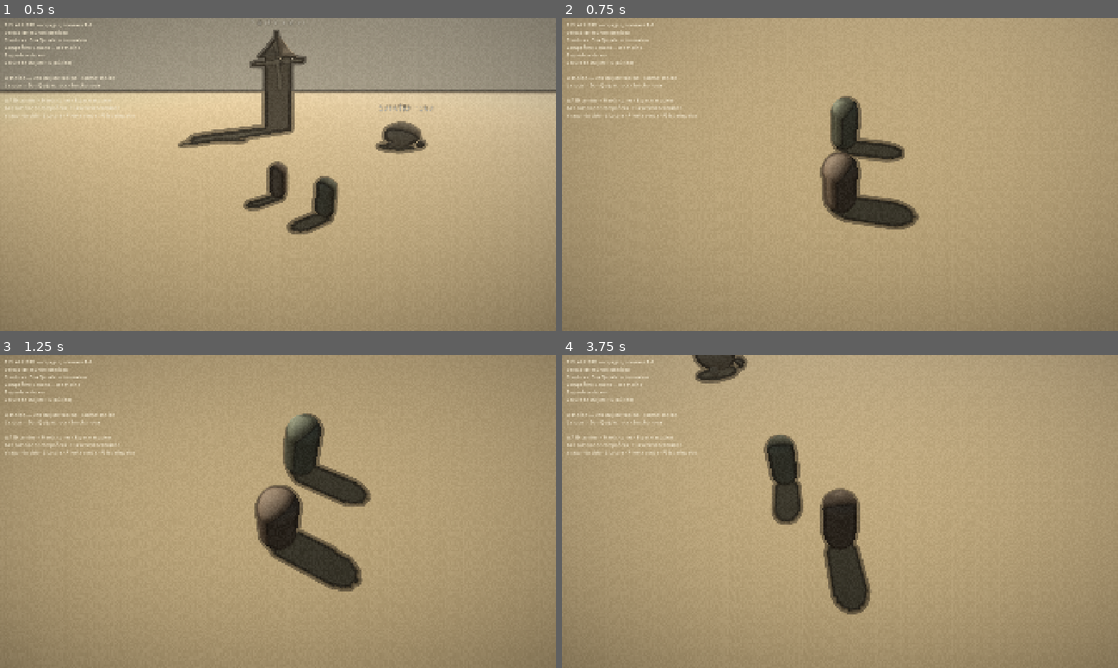
Above: before the commit, frames 1-4 (two rows, left to right).
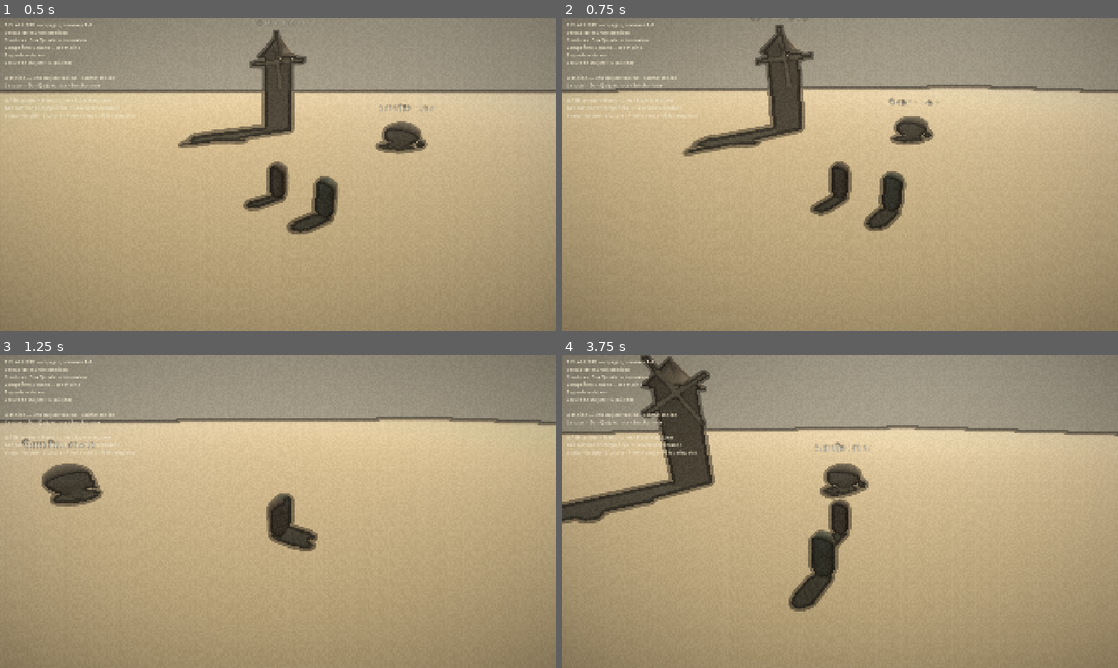
Above: after the commit, the same moments.

Repository: mariodod/fiel-al-libro
Game: Godot game, scene res://src/world/slice.tscn
Two runs of this game, one before a commit and one after it. Both use one fixed random seed, a clock stepped at 60 frames per second and the inputs below.
Inputs (mouse positions are in pixels of both pictures, inside the frame that each line leads up to):
- Up to frame 1 (0.5 s): no input
- Up to frame 2 (0.75 s): move the mouse to (962, 158) at 0.52 s; hold D (move_right) from 0.53 s (still down); hold Space (dodge) from 0.53 s (still down); click (962, 158) at 0.67 s
- Up to frame 3 (1.25 s): keep holding D (move_right); keep holding Space (dodge); tap Shift (sprint) at 0.8 s
- Up to frame 4 (3.75 s): move the mouse to (728, 527) at 1.27 s; release D (move_right) at 1.28 s; release Space (dodge) at 1.28 s; hold S (move_back) 1.28-2.03 s; tap Shift (sprint) at 1.35, 2.3 s; tap Space (dodge) at 1.55, 3.05 s; move the mouse to (895, 442) at 2.02 s; hold D (move_right) 2.03-2.78 s; hold Right mouse button (attack_heavy) 2.03-2.78 s; move the mouse to (812, 574) at 2.77 s; hold W (move_forward) 2.78-3.53 s; click (812, 574) at 2.85 s; move the mouse to (1006, 558) at 3.52 s; hold A (move_left) from 3.53 s (still down); hold F (block) from 3.53 s (still down)

Frame 1 is identical in both runs. In frame 2, 40% of the frame differs, in the area x 0-100%, y 0-68%; in frame 3, 24%; in frame 4, 41%, in the area x 0-100%, y 0-83%.

Commit message:
Stranger run: T and L were the same button, and the fix is better than the bug
The stranger's notes, 19 October 2026:

  - Surprised by the swap mechanic.
  - Expected the change with T to be immediate.
  - The camera rotates sideways too fast.
  - "What is the difference between pressing T and L? They do the same."
  - Wanted to interact with the book and the giant.

The third note is the most valuable thing anybody has said about this
project, and it is a design fault, not a bug.

T changes the WORLD. L changes QUIXOTE'S MADNESS, and therefore only what
HE sees. But the shader's grade followed the reader as well as the objects,
so both keys produced a giant on a gilded screen. There was no difference
to describe.

The fix separates the two values that were tangled together:

                    the world's look      the objects
  T  the world changes      changes           changes
  L  his madness changes    does NOT change   changes

So a mad knight insisting on a giant now stands in a flat, honest,
Reality-graded world that has not changed, which is a completely different
picture from the world itself turning over -- and a better picture than
either of them was alone. The madness became a picture instead of a
filter. tests/test_truth_layer.gd now pins the two values apart, because
this is exactly the kind of thing that silently merges back.

ALSO FIXED
- "expected change to be immediate with T": the cross-fade was 0.9s. Two
  people, including a stranger, said the same thing. Now 0.3s. (GDD 4.3
  says 0.6-1.2s; the GDD is the design, the playtest is the data, and the
  data says the GDD is wrong here.)
- "camera rotates sideways too fast": the camera copied the character's
  facing every frame and the character snapped. The camera's yaw is now
  smoothed at a limited rate, and the character's turn is rate-limited
  too, so one turns like a person and the other arcs after it.

STILL NAMED
- B6: "wanted to interact with the book and the giant". Two people, one a
  stranger. The Examine verb was week 5-7. It is now the highest priority
  in TODO.md and it goes before week 3-4's combat work.
- B5: Quixote's reaction when he stops seeing the giant. Barks.

P2 is confirmed: the stranger was surprised by the SWAP, not by the truth
toggle. The full write-up is docs/PLAYTEST_NOTES.md section 6.

Diff:
--- a/src/autoload/truth_layer.gd
+++ b/src/autoload/truth_layer.gd
@@ -21,11 +21,17 @@
 
 ## Seconds for a full Reality <-> Book cross-fade.
 ##
-## GDD.md §4.3 says 0.6-1.2s. The first playtest came back with "change of
-## view should be fater when pressing T, it takes too much time" — so this
-## is the fast end, and 0.5 it is. The fade has to be long enough to read
-## as a change of world and short enough that you are not waiting for it.
-@export var blend_seconds: float = 0.5
+## GDD.md §4.3 says 0.6-1.2s. Two people have now said the same thing
+## about it: "change of view should be fater when pressing T, it takes too
+## much time", and — from somebody who had never seen the game — "expected
+## change to be immediate with T". A world turning over should read as a
+## blink, not a dissolve. This is 0.3s, which is well below the GDD's
+## range: the GDD is the design, the playtest is the data, and the data
+## says the GDD is wrong here.
+##
+## The authored, story-beat version of this — a Verdict — can still take
+## its time. That is a different moment and it gets its own transition.
+@export var blend_seconds: float = 0.3
 
 var _layer: int = Layer.REALITY
 var _target: int = Layer.REALITY
@@ -33,14 +39,16 @@
 var _ink: float = 0.0
 var _blending: bool = false
 
-## The truth the CAMERA is filtered to, or -1 to follow the world.
-##
-## The world's truth is global (D2) and this never changes it. But a camera
-## is a person's eyes: look through Sancho's and the picture is filtered the
-## way Sancho filters it, even while the world itself is in Book Truth.
-##
-## This is the camera, not a second world. One world, one save field, one
-## truth — and two people making two things of it.
+## What the READER sees, or -1 to follow the world.
+##
+## This does NOT change the world's truth and does not change the world's
+## look. It is the truth the character you are driving is *reading*, and it
+## decides which form the objects take: the windmill is a mill or a giant
+## depending on who is looking at it.
+##
+## The camera is a person's eyes, but the world is still the world: one
+## world, one save field, one truth — and two people making two things of
+## it.
 var view_layer: int = -1
 var _view_blend: float = 0.0
 
@@ -87,32 +95,46 @@
 			_layer = _target
 			EventBus.truth_blend_finished.emit(_layer)
 
-	var shown := _blend
+	# THE WORLD'S LOOK follows the world's truth. Always. One world, one
+	# uniform, one save field (D2).
+	RenderingServer.global_shader_parameter_set(GLOBAL_TRUTH, _blend)
+
+	# WHAT THE READER SEES is a separate value, and it drives the objects.
+	#
+	# The two have to be separate, or the game cannot tell its own two
+	# levers apart. The first stranger test asked, of the truth toggle and
+	# the madness toggle, "what is the difference? — they do the same".
+	# They looked the same because the grade followed the reader as well
+	# as the objects. Now:
+	#
+	#   T  the world changes   -> the whole picture changes
+	#   L  his madness changes -> only the objects change
+	#
+	# A mad knight insisting on a giant, standing in a world that has not
+	# changed, is a different picture from a world that has.
+	var speed := blend_seconds if blend_seconds > 0.0 else 1.0
 	if view_layer >= 0:
-		# The camera is looking through someone's eyes, and those eyes have
-		# their own idea of what is true.
-		var speed := blend_seconds if blend_seconds > 0.0 else 1.0
 		var view_target := 1.0 if view_layer == Layer.BOOK else 0.0
 		_view_blend = move_toward(_view_blend, view_target, delta / speed)
-		shown = _view_blend
 	else:
 		_view_blend = _blend
 
-	RenderingServer.global_shader_parameter_set(GLOBAL_TRUTH, shown)
-
-
-## Filter the camera to a truth. -1 follows the world again.
+
+## Set what the reader sees. -1 follows the world again.
 func set_view_layer(layer: int) -> void:
-	if view_layer == layer:
-		return
 	view_layer = layer
-	# Start the cross-fade from where the picture is now.
-	_view_blend = _blend
 
 
 ## The value the shader is showing right now: 0 = Reality, 1 = Book.
 func view_blend() -> float:
 	return _view_blend
+
+
+## The world's own truth, 0 = Reality, 1 = Book. This is what the shader
+## shows and what the save file stores. The reader's view_blend() is a
+## different thing: it is what one pair of eyes makes of it.
+func world_blend() -> float:
+	return _blend
 
 
 ## The current truth of the world.
--- a/src/characters/character_pawn.gd
+++ b/src/characters/character_pawn.gd
@@ -45,7 +45,7 @@
 const RUN_SPEED := 6.8
 const ACCELERATION := 12.0
 const FRICTION := 14.0
-const TURN_SPEED := 12.0
+const TURN_SPEED := 8.0
 
 
 func _ready() -> void:
@@ -71,7 +71,20 @@
 
 	if input.length_squared() > 0.001:
 		var facing := Vector3(input_direction.x, 0.0, input_direction.y).normalized()
-		look_at(global_position + facing, Vector3.UP)
+		_turn_towards(facing)
+
+
+## Turn towards a direction, at a rate a person can follow.
+##
+## The character used to snap to face its movement direction with
+## look_at(). A snap is what makes the camera whip sideways, so the turn is
+## rate-limited here and the camera smooths its own yaw on top of it.
+func _turn_towards(direction: Vector3) -> void:
+	# The node faces -Z, so facing `direction` means this yaw.
+	var desired := atan2(-direction.x, -direction.z)
+	var diff := wrapf(desired - rotation.y, -PI, PI)
+	var step := TURN_SPEED * get_process_delta_time()
+	rotation.y += clampf(diff, -step, step)
 
 
 func light_attack() -> void:
--- a/src/systems/camera_follow.gd
+++ b/src/systems/camera_follow.gd
@@ -6,15 +6,27 @@
 ## spend its complexity budget — the truth-layer shader and the Lectura
 ## system are. If the camera starts fighting you, cut to 2.5D
 ## (see TECH_STACK.md §1, "the one alternative worth considering").
+##
+## ── The turn rate is the whole trick ────────────────────────────────────
+## A camera that copies the character's facing every frame whips sideways
+## the moment the character turns, because the character turns instantly.
+## The stranger's first note was "camera rotates sideways too fast", and
+## the fix is not a faster camera: it is a camera that turns at a rate a
+## person can follow. The camera's own yaw is smoothed, separately from
+## the character's.
 
 @export var target: Node3D
 @export var distance: float = 7.0
 @export var height: float = 3.2
 @export var follow_speed: float = 6.0
-@export var look_speed: float = 8.0
+## How fast the camera swings round to follow the character's facing, in
+## degrees per second. Low enough to arc, high enough to keep up.
+@export var turn_speed: float = 180.0
 
 var _desired: Vector3 = Vector3.ZERO
 var _placed: bool = false
+var _yaw: float = 0.0
+var _yaw_placed: bool = false
 
 
 ## Snap the camera to its target on the next frame instead of easing there.
@@ -23,12 +35,25 @@
 ## character reads as a mistake; a camera that cuts reads as a page turn.
 func snap() -> void:
 	_placed = false
+	_yaw_placed = false
 
 
 func _process(delta: float) -> void:
 	if target == null:
 		return
-	var basis_flat := Basis(Vector3.UP, target.rotation.y)
+
+	# The camera's own yaw, smoothed. The character can turn as fast as it
+	# likes; the camera takes its time.
+	var target_yaw := target.rotation.y
+	if not _yaw_placed:
+		_yaw = target_yaw
+		_yaw_placed = true
+	else:
+		var diff := wrapf(target_yaw - _yaw, -PI, PI)
+		var step := deg_to_rad(turn_speed) * delta
+		_yaw += clampf(diff, -step, step)
+
+	var basis_flat := Basis(Vector3.UP, _yaw)
 	_desired = target.global_position + (basis_flat * Vector3(0.0, 0.0, distance)) + Vector3(0.0, height, 0.0)
 	if not _placed:
 		# Snap the first time. A camera that eases in from the origin of
--- a/tests/test_truth_layer.gd
+++ b/tests/test_truth_layer.gd
@@ -54,6 +54,21 @@
 	t.expect_almost_eq(TruthLayer.view_blend(), 1.0, 0.0001, "the view fades to the Book")
 	t.expect_eq(TruthLayer.layer(), TruthLayer.Layer.REALITY, "the world's truth has not moved")
 
+	t.test("the world's look and the reader's reading are separate")
+	# The stranger's first run: "what is the difference between pressing T
+	# and L, both do the same". They DID do the same, because the grade
+	# followed the reader as well as the objects. The world's look must
+	# follow the world; only the objects follow the reader.
+	#
+	#   T  the world changes   -> the whole picture changes
+	#   L  his madness changes -> only the objects change
+	TruthLayer.shift_to(TruthLayer.Layer.REALITY, true)
+	TruthLayer.set_view_layer(TruthLayer.Layer.BOOK)
+	TruthLayer.advance_blend(2.0)
+	t.expect_almost_eq(TruthLayer.world_blend(), 0.0, 0.0001, "the world's look has not changed")
+	t.expect_almost_eq(TruthLayer.view_blend(), 1.0, 0.0001, "the reader is reading the Book")
+	t.expect_ne(TruthLayer.world_blend(), TruthLayer.view_blend(), "the two are not the same value")
+
 	t.test("releasing the view follows the world again")
 	TruthLayer.set_view_layer(-1)
 	TruthLayer.advance_blend(2.0)
Not shown, changed: HANDOVER.md
Not shown, changed: TODO.md
Not shown, changed: docs/PLAYTEST_NOTES.md
